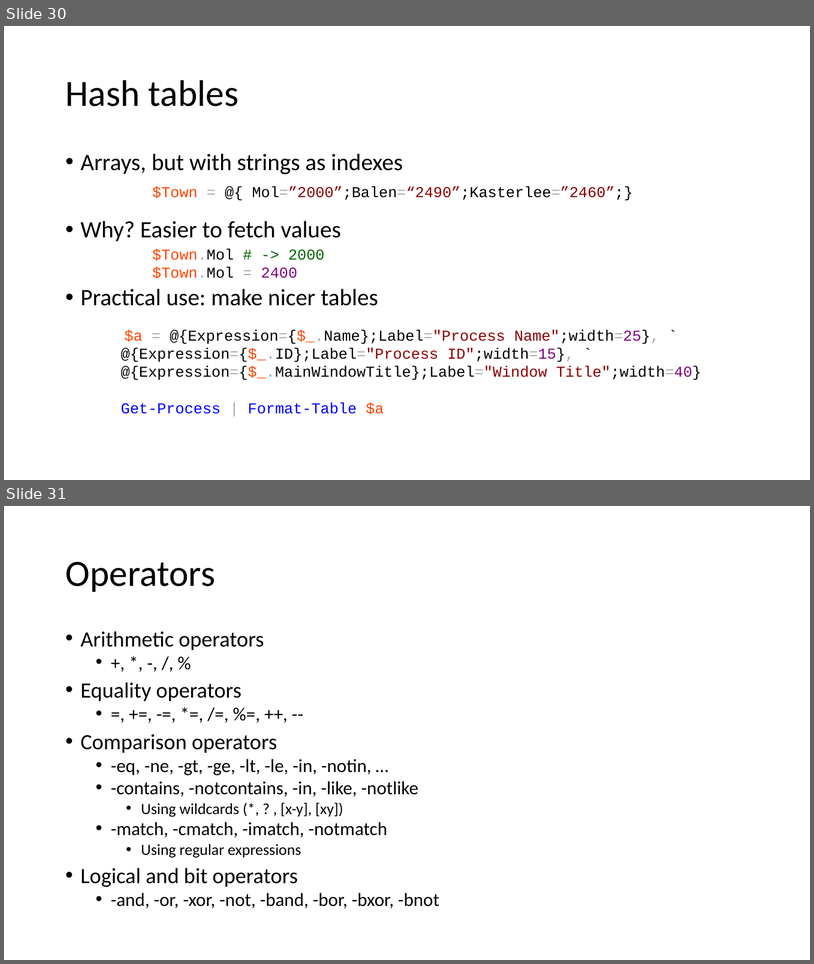
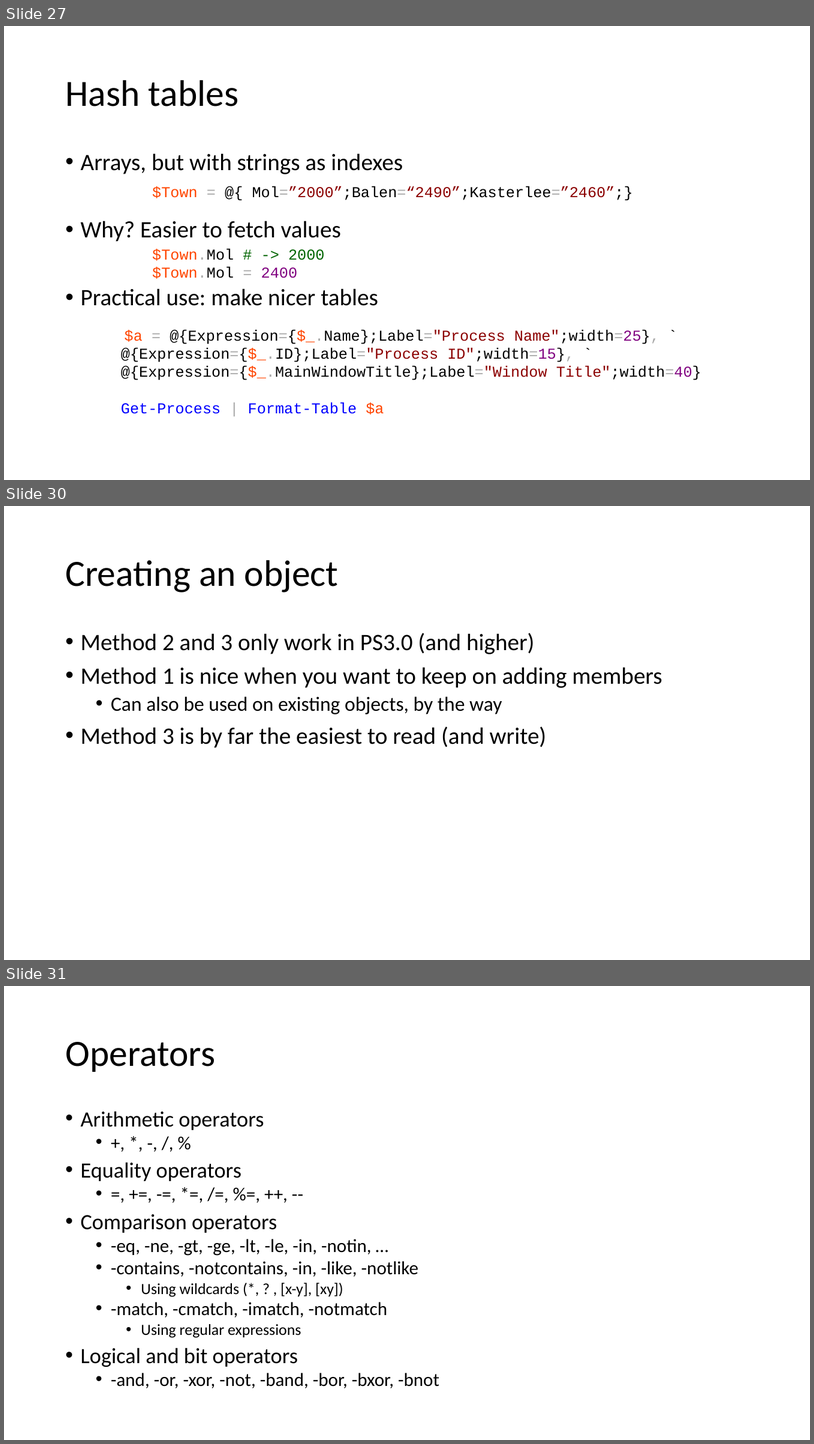
Before and after one commit to mjochen/PS-Basic-course, a slide deck: 2 - Scripting.pptx. Shown one above the other, each under a label of ours: slides 30 and 31 before the commit, slides 27, 30 and 31 after it; the slides between them are not shown. The pictures are 814x964 and 814x1444 pixels, drawn with LibreOffice and Linux fonts; fonts in the diff are those of the drawing. Boxes give left, top, right and bottom in pixels: in the first picture for what was removed or moved away, otherwise in the second. Text is boxed around its words. In the diff, an @@ line names an element or a change of style, - is before the commit and + after.

```diff
--- a/2 - Scripting.pptx
+++ b/2 - Scripting.pptx
@@ slide 30 added at (4, 506, 810, 960), background #FFFFFF @@
@@ title added at (65, 560, 339, 592), 44 pt, text #000000 @@
+Creating an object
@@ text added at (81, 633, 662, 748), 28 pt, text #000000 @@
+• Method 2 and 3 only work in PS3.0 (and higher)
+• Method 1 is nice when you want to keep on adding members
+  • Can also be used on existing objects, by the way
+• Method 3 is by far the easiest to read (and write)
@@ what was slide 30 is now slide 27 @@
```
Also in this commit, not shown: 3 other slides added, 24 slides removed, 1 other file.
